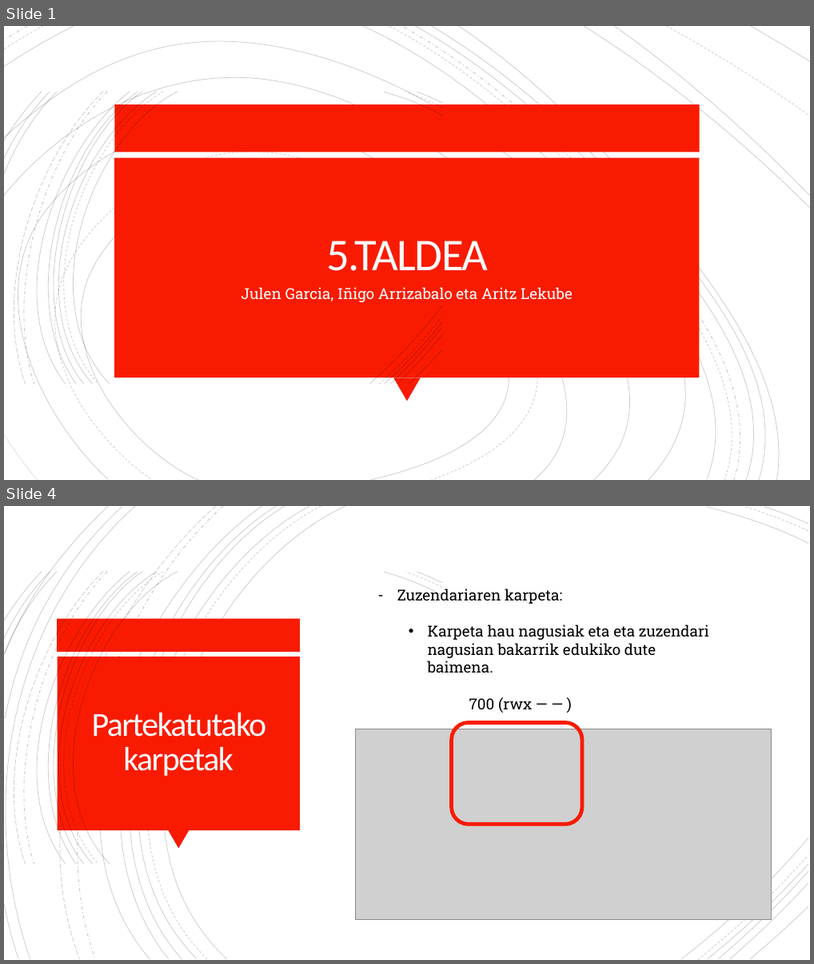
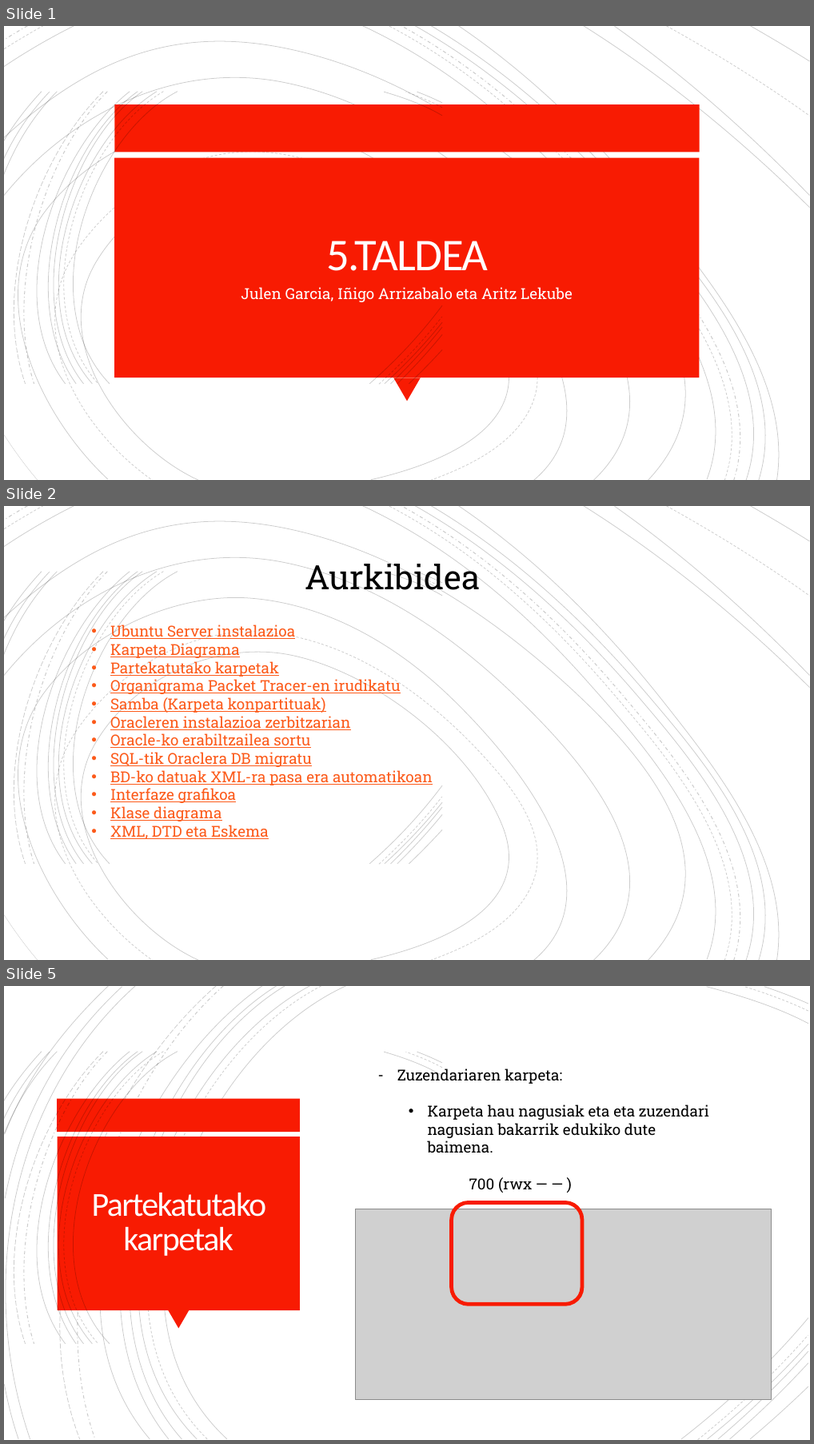
Before and after one commit to OceansForce/Erronka_5_Taldea, a slide deck: Aurkezpena/AurkezpenaTaldea5.pptx. Shown one above the other, each under a label of ours: slides 1 and 4 before the commit, slides 1, 2 and 5 after it; the slides between them are not shown. The pictures are 814x964 and 814x1444 pixels, drawn with LibreOffice and Linux fonts; fonts in the diff are those of the drawing; grey boxes stand for pictures; background and template pictures are left out. Boxes give left, top, right and bottom in pixels: in the first picture for what was removed or moved away, otherwise in the second. Text is boxed around its words. In the diff, an @@ line names an element or a change of style, - is before the commit and + after.

```diff
--- a/Aurkezpena/AurkezpenaTaldea5.pptx
+++ b/Aurkezpena/AurkezpenaTaldea5.pptx
@@ slide 2 added at <box>4,506,810,960</box>, background #FFFFFF; not listed: 39 template elements that a slide beside it also shows @@
@@ text added at <box>306,559,481,598</box>, 40 pt, text #000000 @@
+Aurkibidea
@@ text added at <box>110,623,433,839</box>, 18 pt, text #FC5A1A, underline @@
+• Ubuntu Server instalazioa
+• Karpeta Diagrama
+• Partekatutako karpetak
+• Organigrama Packet Tracer-en irudikatu
+• Samba (Karpeta konpartituak)
+• Oracleren instalazioa zerbitzarian
+• Oracle-ko erabiltzailea sortu
+• SQL-tik Oraclera DB migratu
+• BD-ko datuak XML-ra pasa era automatikoan
+• Interfaze grafikoa
+• Klase diagrama
+• XML, DTD eta Eskema
@@ what was slide 4 is now slide 5 @@
```
Also in this commit, not shown: 9 slides changed, 1 other slide added, 3 slides removed, 1 other file.
